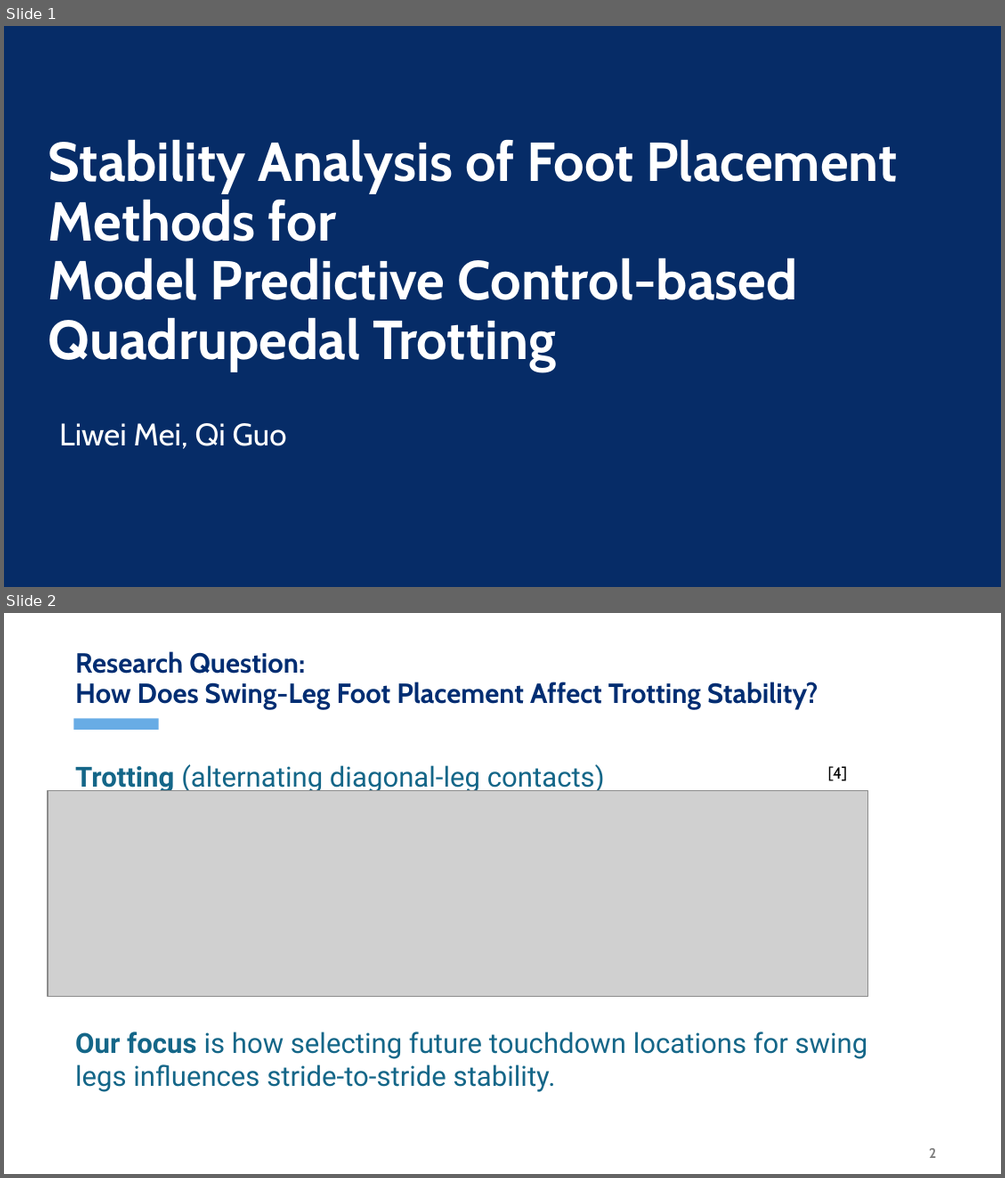
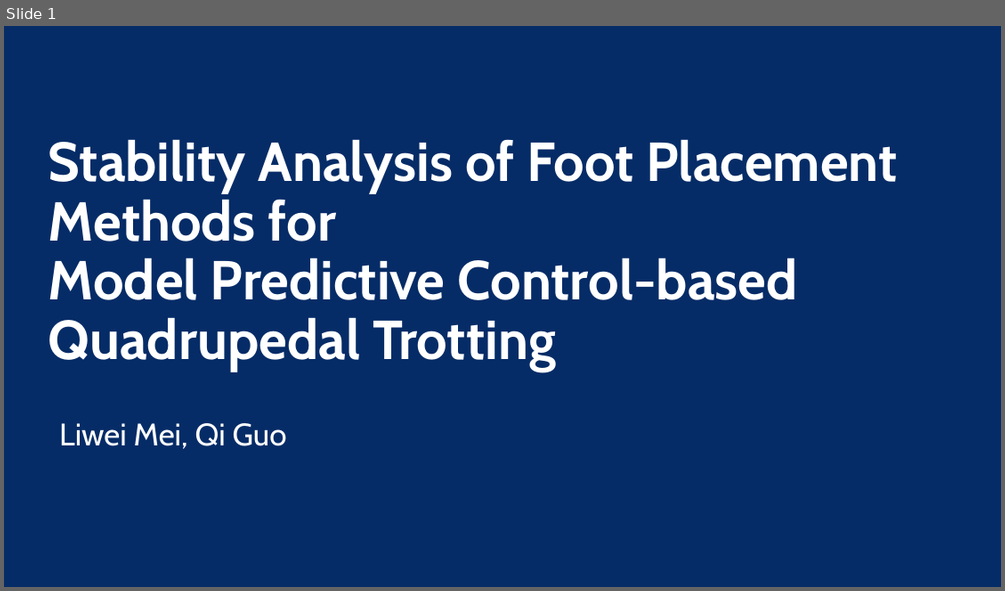
Before and after one commit to Meilili031010/locomotion-dynamics, a slide deck: presentation/final_presentation.pptx. Shown one above the other, each under a label of ours: slides 1 and 2 before the commit, slide 1 after it. The pictures are 1005x1178 and 1005x591 pixels, drawn with LibreOffice and Linux fonts; fonts in the diff are those of the drawing; grey boxes stand for pictures; background and template pictures are left out; a plain dark background stands for a picture behind light text. Boxes give left, top, right and bottom in pixels: in the first picture for what was removed or moved away, otherwise in the second. Text is boxed around its words. In the diff, an @@ line names an element or a change of style, - is before the commit and + after.

```diff
--- a/presentation/final_presentation.pptx
+++ b/presentation/final_presentation.pptx
@@ slide 2 removed at (4, 613, 1001, 1174), background #FFFFFF @@
@@ title removed at (75, 651, 818, 710) @@
-Research Question:
-How Does Swing-Leg Foot Placement Affect Trotting Stability?
@@ rectangle removed at (73, 719, 159, 730) @@
@@ text removed at (75, 764, 868, 1092) @@
-Trotting (alternating diagonal-leg contacts)
-Our focus is how selecting future touchdown locations for swing legs influences stride-to-stride stability.
@@ text removed at (828, 766, 847, 781) @@
-[4]
@@ picture removed at (48, 790, 868, 996) @@
@@ page number removed at (929, 1148, 936, 1158) @@
-2
```
Also in this commit, not shown: 7 slides changed, 3 slides added, 3 other slides removed, 1 other file.
